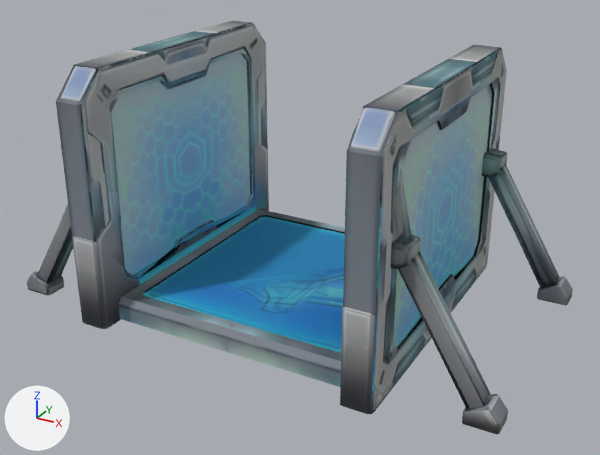
Two versions of the glTF model public/models/healing_station.glb, one commit apart.
Both versions are drawn from a camera (50 mm lens) standing at (1.4, -2.53, 1.54) and looking at (0.04, -0.06, 0.3). Lighting does not change. The marker at lower left points along +X, +Y and +Z. The picture after the commit comes second. Where no turn or scale is listed for an object, it has been applied to the vertices. Vertices at exactly the same position are counted once.

Names of what the first picture shows: 'Cube', 'material'.
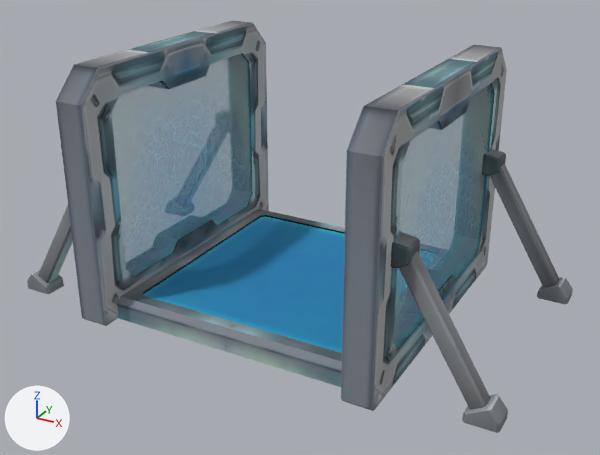
The newer file is also rescaled (x3.761) as a whole; pictures and numbers use the older file's frame.

Pixel boxes (x1, y1, x2, y2) of what changed, in the pictures (600 x 455 px):
```json
{"object": "Cube", "change": "reshaped", "before": [27, 21, 573, 431], "after": [27, 21, 573, 433]}
{"object": "material", "change": "deleted", "before": [27, 26, 573, 435]}
{"part": 1, "of": "me_cube", "change": "cut back", "before": [384, 50, 507, 273], "after": [125, 50, 507, 347]}
{"part": 2, "of": "me_cube", "change": "surface changed", "before": [58, 23, 502, 410], "after": [58, 23, 502, 410]}
{"part": 3, "of": "me_cube", "change": "recoloured", "before": [111, 54, 483, 347], "on screen": "blue"}
```

Scene script edits in JSON lines:
```json
{"op": "add", "block": "mat_panel", "code": ["mat_panel = bpy.data.materials.new('Panel')", "# uses the picture img_texture_20250901"]}
{"block": "me_cube", "where": "# used by ob_cube; location = (0.0, 0.0, 0.0)"}
{"op": "remove", "block": "me_cube", "code": "me_cube.from_pydata(...)  # 527 vertices, 884 faces; spans x -0.95..0.95, y -0.58..0.58, z 0.0..0.93"}
{"op": "add", "block": "me_cube", "code": "me_cube.from_pydata(...)  # 535 vertices, 976 faces; spans x -0.95..0.95, y -0.58..0.58, z 0.0..0.93"}
{"block": "me_cube", "change": "me_cube part 1"}
{"block": "me_cube", "change": "24 faces are deleted"}
{"block": "me_cube", "change": "8 vertices are added at x -0.58..0.58, y -0.44..0.44, z 0.77"}
{"block": "me_cube", "change": "104 new faces join them, mat_material_003 (picture img_texture_20250901)"}
{"block": "me_cube", "change": "12 new faces join them, mat_panel"}
{"block": "me_cube", "change": "me_cube part 2: 216 kept faces spanning x -0.58..0.58, y -0.58..0.58, z 0.0..0.93 get new texture (UV) coordinates"}
{"block": "me_cube", "change": "me_cube part 3: 56 faces spanning x -0.57..0.57, y -0.44..0.44, z 0.12..0.82 switch from mat_material_003 (picture img_texture_20250901) to mat_panel"}
{"op": "remove", "block": "ob_material", "code": ["ob_material = bpy.data.objects.new('material', me_material_002)", "ob_material.location = (0.0, 0.0, 0.0)"]}
```
